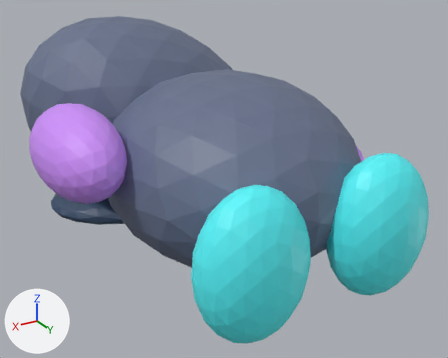
Before and after pictures for a commit that changed the glTF model models/neonbot_evolution.glb.
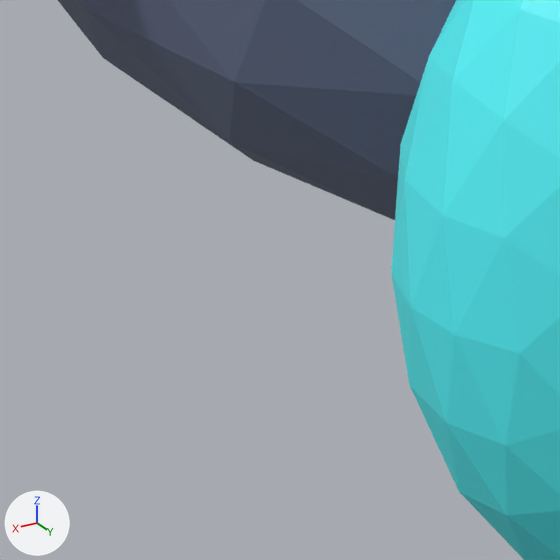
There are two pictures of each version: one whole from a 50 mm camera at (1.78, 2.91, 1.56) aimed at (-0.17, -0.34, -0.06), one close up on the part from 25% to 50% of the width and 63% to 94% of the height. Every picture has the same lights, and +X, +Y and +Z are marked at lower left. The last two pictures show the newer version. Both versions are drawn at frame 9 of the action 'Blink'; the numbers are the values there.

The scene before the commit, as lines of its bpy script (objects in view):
```python
me_geometry_0 = bpy.data.meshes.new('geometry_0')
me_geometry_0.from_pydata(...)  # an icosphere of 320 faces spanning x -0.73..0.73, y -0.85..0.85, z -0.55..0.55
me_geometry_0.materials.append(mat_defaultmaterial)
me_geometry_11 = bpy.data.meshes.new('geometry_11')
me_geometry_11.from_pydata(...)  # an icosphere of 320 faces spanning x 0.09..0.69, y 0.64..1.06, z -0.52..0.28
me_geometry_11.materials.append(mat_defaultmaterial_011)
me_geometry_6 = bpy.data.meshes.new('geometry_6')
me_geometry_6.from_pydata(...)  # an icosphere of 320 faces spanning x 0.16..0.54, y -1.43..-1.07, z -0.785..-0.685
me_geometry_6.materials.append(mat_defaultmaterial_006)
ob_body = bpy.data.objects.new('body', me_geometry_0)
ob_body.parent = ob_world
ob_body.location = (0.0, 0.0, 0.0)
ob_eye0_35 = bpy.data.objects.new('eye0.35', me_geometry_6)
ob_eye0_35.parent = ob_world
ob_eye0_35.location = (0.0, 0.0, 0.0)
ob_foot1 = bpy.data.objects.new('foot1', me_geometry_11)
ob_foot1.parent = ob_world
ob_foot1.location = (0.0, 0.0, 0.0)
```
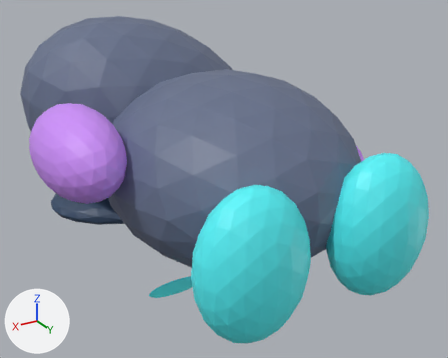
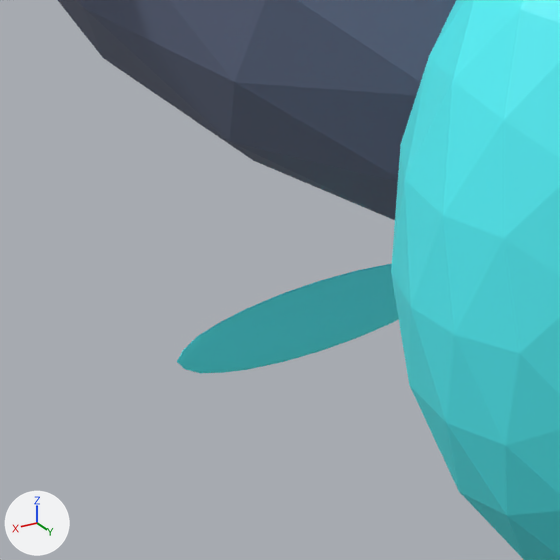
Commit message: Lengthen blink to 0.85 seconds and close eyes more fully

Pixel boxes (x1, y1, x2, y2) of what changed, in the close-ups (560 x 560 px):
'eye0.35', rescaled (not visible before): after (177, 264, 399, 373)

The change in detail:
Object 'eye0.35' (ob_eye0_35) is rescaled from (1.0, 1.0, 1.0) to (1.0, 0.0257, 1.0).
